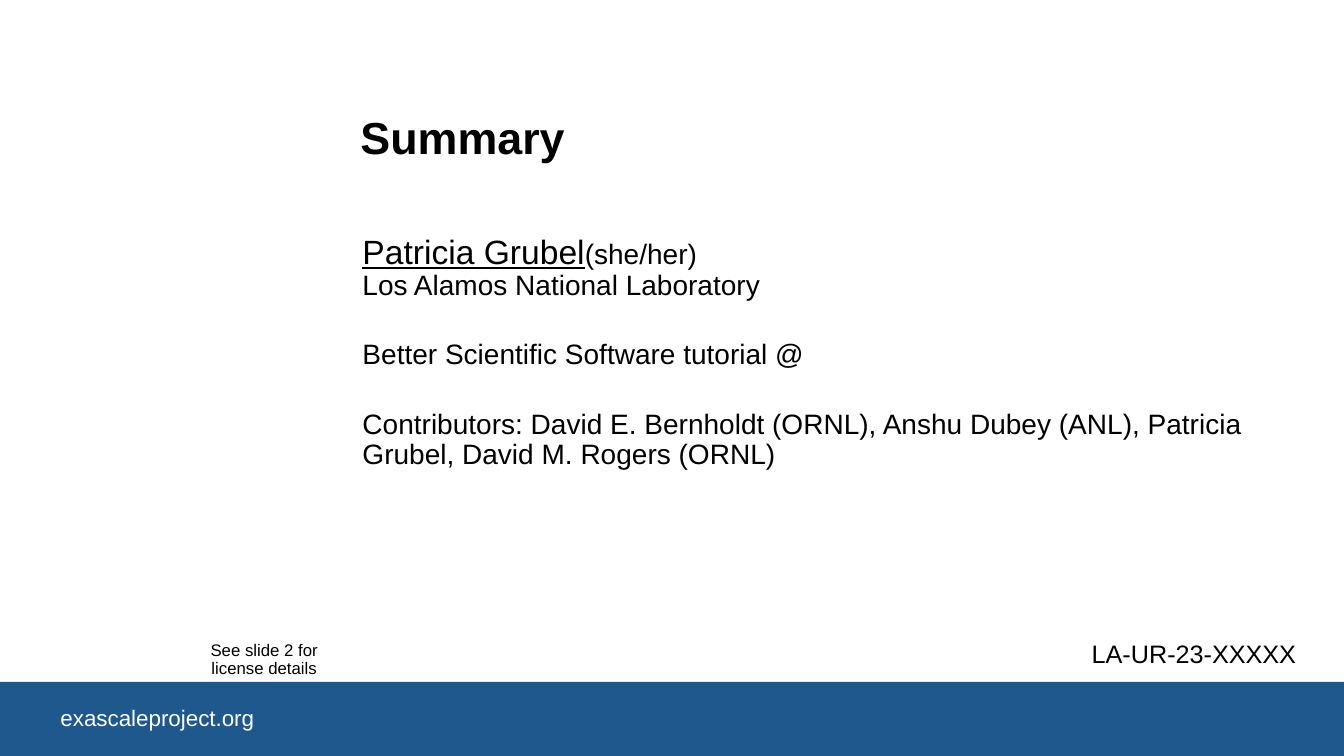
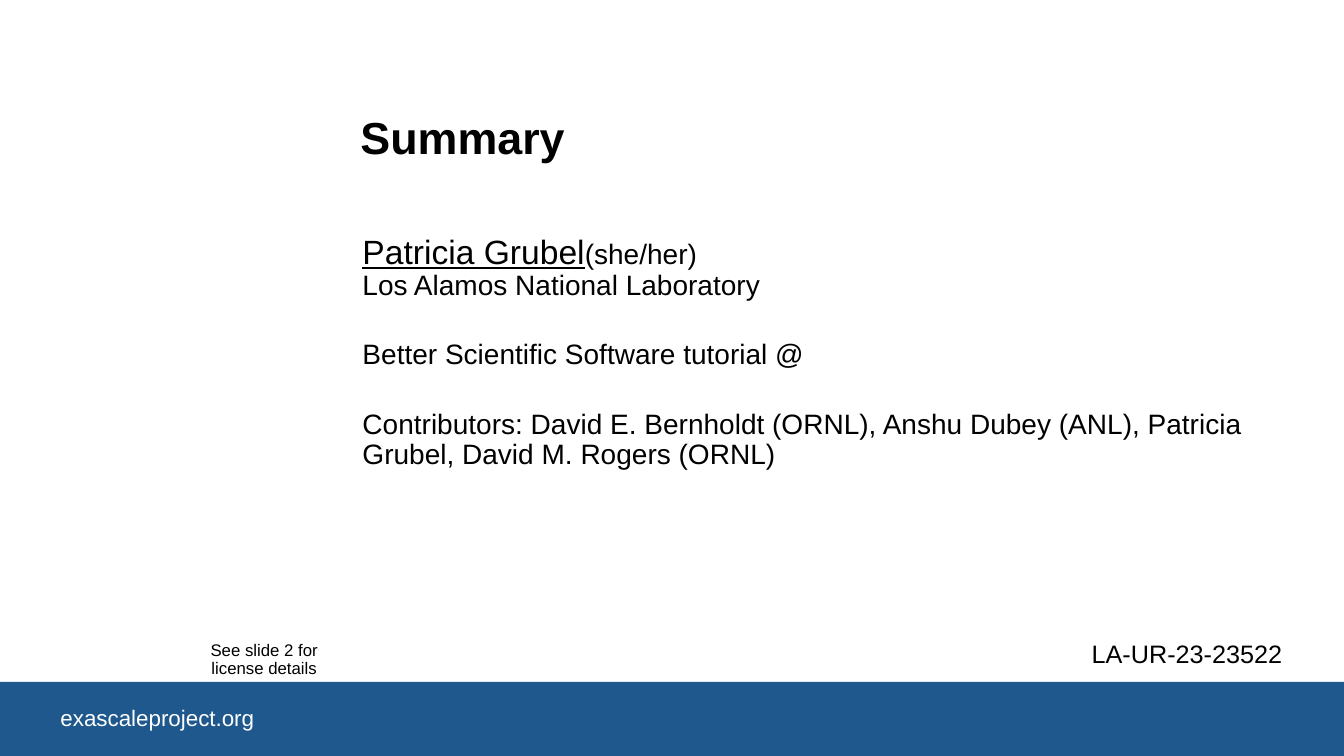
Before and after one commit to bssw-tutorial/presentations, a slide deck: slide 1 of summary.pptx. Drawn at 1344x756 pixels with LibreOffice and Linux fonts; fonts in the diff are those of the drawing; background and template pictures are left out. Boxes give left, top, right and bottom in pixels: in the first picture for what was removed or moved away, otherwise in the second. Text is boxed around its words. In the diff, an @@ line names an element or a change of style, - is before the commit and + after.

Commit message:
Add review #

```diff
--- a/summary.pptx
+++ b/summary.pptx
@@ text at box(1092, 645, 1282, 664): text changed @@
-LA-UR-23-XXXXX
+LA-UR-23-23522
```
